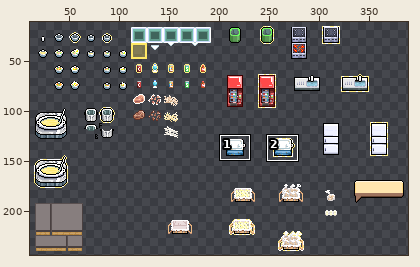
Sprite sheet, stored at Non_Entity/Stations/interactables.png. Above: a wide view before the commit, with the close-up outlined.
Close-up. Before the edit:
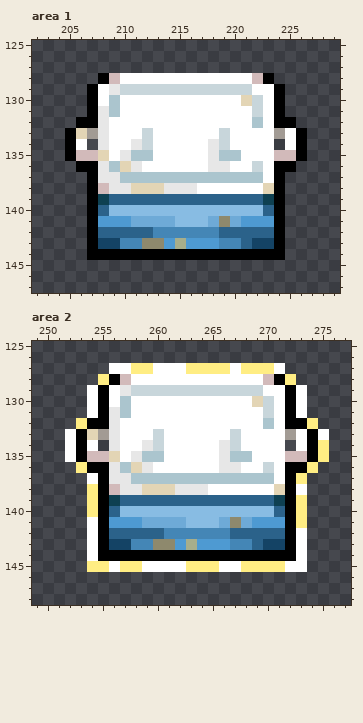
The file is 496x304 pixels. Colours within 5 levels of each other are drawn and written as one. Shown: area 1: x 202..229, y 125..147; area 2: x 249..277, y 125..148. The wide view leaves out empty margins. The commit also changed other parts of the picture, which this record leaves out.
And afterwards:
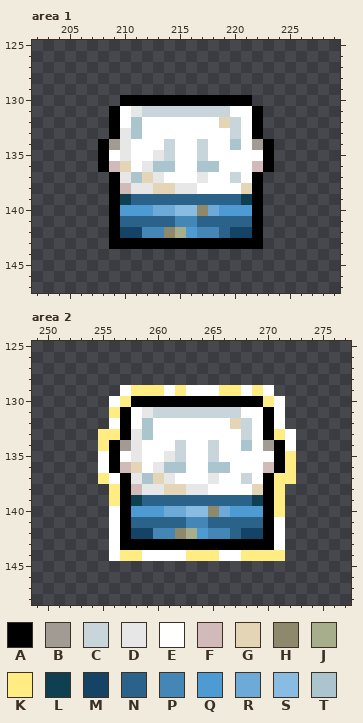
Palette (. is transparent): A #000000  B #a29b94  C #c8d6db  D #e7e7e7  E #ffffff  F #d2baba  G #e3d5b5  H #8e896d  J #a7ae8b  K #ffed83  L #0e4051  M #144365  N #2b628a  P #4486b6  Q #4e9ad2  R #6eaad7  S #88bce3  T #abc5ce
Difference:
Changed rows in their new state; - is an unchanged pixel.
Area 1:
first column x 205:
128 ---................---
129 --..................--
130 --...AAAAAAAAAAAA...--
131 --..A-DCCCCCCCC--A..--
132 -...A-T-------GC-A...-
133 ....ADTE------EC-A....
134 ..-ABDEE-C--CEET-BA-..
135 ...A--EEDC--CEEE--A...
136 -..AF-EDTT--TTE--FA..-
137 --..AD-GDEEEDEECEA..--
138 --..AFDD-G------GA..--
139 --..AL----------LA..--
140 --..AQQQRR--HRQQQA..--
141 --..ANNNNNPPNNNNNA..--
142 --..AMMP-HJQ---MMA..--
143 --..AAAAAAAAAAAAAA..--
144 --..................--
Area 2:
first column x 252:
127 ----................----
128 ---..................---
129 --...EKKKEKEEEKKEK-...--
130 --..-KAAAAAAAAAAAAK-..--
131 --..KA-DCCCCCCCC--A-..--
132 -...EA-T-------GC-A-...-
133 ...KKADTE------EC-AKE...
134 ...KABDEE-C--CEET-BAE...
135 ...EA--EEDC--CEEE--AK...
136 -..EAF-EDTT--TTE--FAK..-
137 --.KEAD-GDEEEDEECEAKK.--
138 --..KAFDD-G------GAK..--
139 --..KAL----------LAK..--
140 --..EAQQQRR--HRQQQAK..--
141 --..EANNNNNPPNNNNNAE..--
142 --..EAMMP-HJQ---MMAE..--
143 --..EAAAAAAAAAAAAAAE..--
144 --..EKKEEEEKKKEEKKKK..--
145 --....................--
Changed places in both close-ups, as pixel boxes (x1, y1, x2, y2):
changed: (65, 73, 307, 260)
changed: (65, 363, 329, 572)
